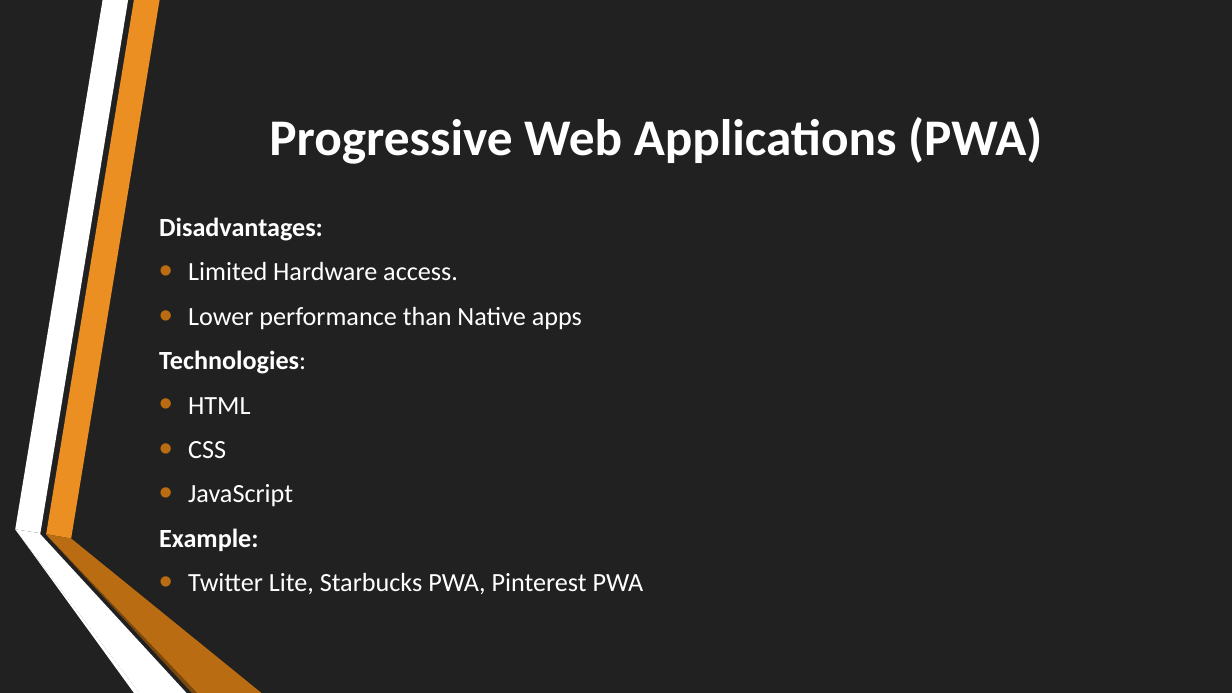
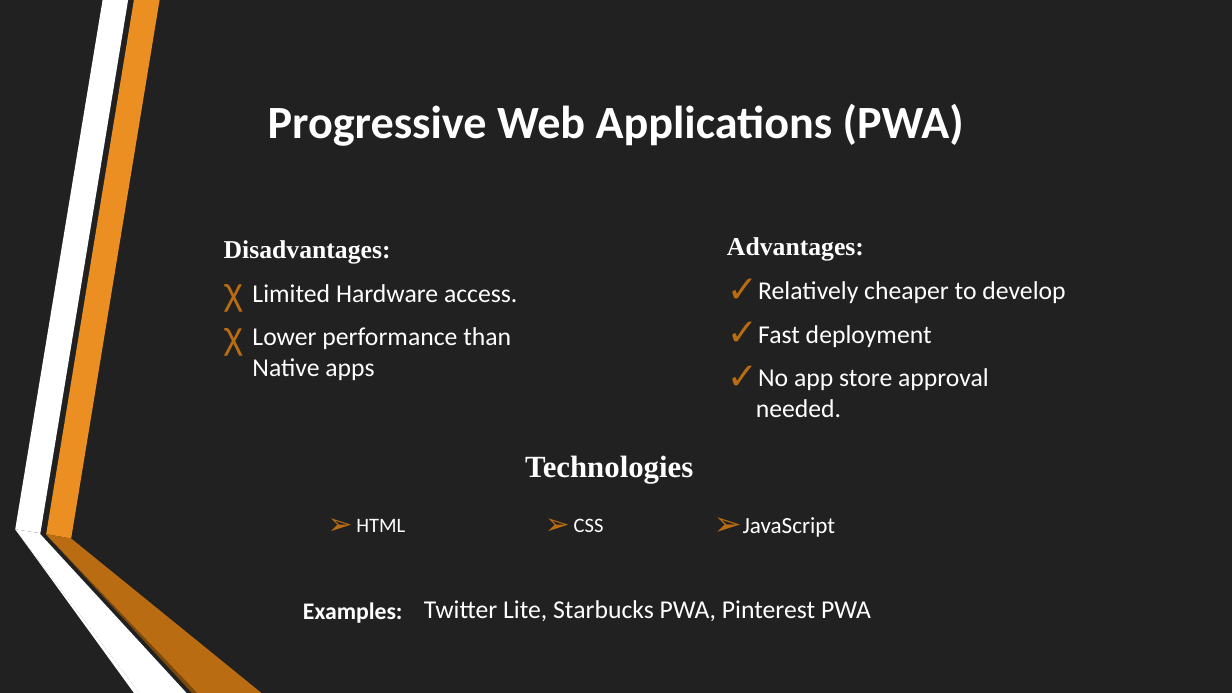
Before and after one commit to Neil1-hub/CEF-440-, a slide deck: slide 8 of Task 1/INTERNET AND MOBILE PROGRAMMING.pptx. Drawn at 1232x693 pixels with LibreOffice and Linux fonts; fonts in the diff are those of the drawing. Boxes give left, top, right and bottom in pixels: in the first picture for what was removed or moved away, otherwise in the second. Text is boxed around its words. In the diff, an @@ line names an element or a change of style, - is before the commit and + after.

```diff
--- a/Task 1/INTERNET AND MOBILE PROGRAMMING.pptx
+++ b/Task 1/INTERNET AND MOBILE PROGRAMMING.pptx
@@ title "Progressive Web Applications (PWA)": place and size @@
-title "Progressive Web Applications (PWA)" at box(269, 117, 1042, 164)
+title "Progressive Web Applications (PWA)" at box(268, 104, 964, 146)
@@ title "Progressive Web Applications (PWA)" at box(268, 104, 964, 146): size 40 to 36 pt @@
@@ text "Disadvantages:": place and size @@
-text "Disadvantages:" at box(159, 217, 644, 594)
+text "Disadvantages:" at box(224, 240, 517, 380)
@@ text "Disadvantages:" at box(224, 240, 517, 380): size 20.4 to 20 pt; font Calibri to Times New Roman in "Disadvantages:"; bullet • to χ @@
@@ text added at box(727, 237, 1065, 417), 20 pt, text #FFFFFF @@
+Advantages:
+✓ Relatively cheaper to develop
+✓ Fast deployment
+✓ No app store approval needed.
@@ text at box(159, 350, 644, 594): paragraphs removed @@
-Technologies:
-• HTML
-• CSS
-• JavaScript
-Example:
-• Twitter Lite, Starbucks PWA, Pinterest PWA
@@ group added at box(356, 455, 836, 537): 4 texts @@
+➢ HTML
+Technologies
+➢ CSS
+➢ JavaScript
@@ text added at box(303, 602, 403, 623), 18.5 pt, text #FFFFFF, bold @@
+Examples:
@@ text added at box(424, 600, 871, 621), 20 pt, text #FFFFFF @@
+Twitter Lite, Starbucks PWA, Pinterest PWA
```
Also in this commit, not shown: 15 other slides changed, 2 slides added, 3 slides removed.
